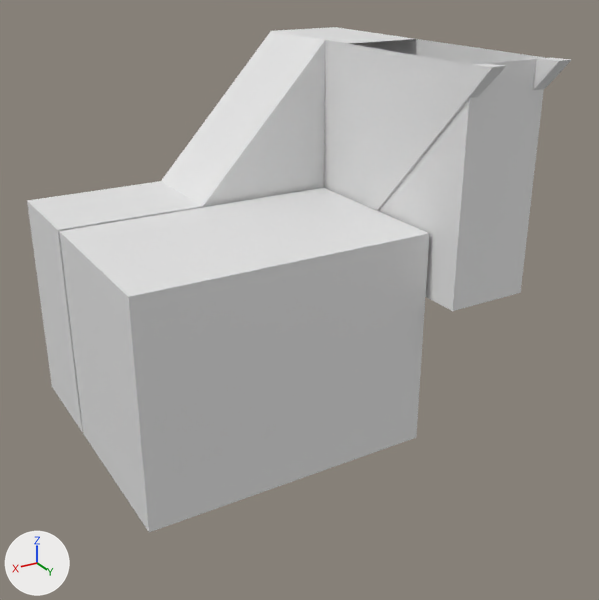
What one commit did to the FBX model Assets/Art/Models/Assets/escaleras_subterraneo.fbx.
Rendered twice from a 50 mm lens placed at (-3.37, 2.73, -1.72), pointed at (-8.23, -5.38, -5.77). Every picture has the same lights, and +X, +Y and +Z are marked at lower left. The older version comes first. Materials are left out; every surface is plain grey. Where no turn or scale is listed for an object, it has been applied to the vertices.

Names of what the first picture shows: 'Cube.001', 'stairs_wood_regular_middle_1m_fantasy_005.002'.
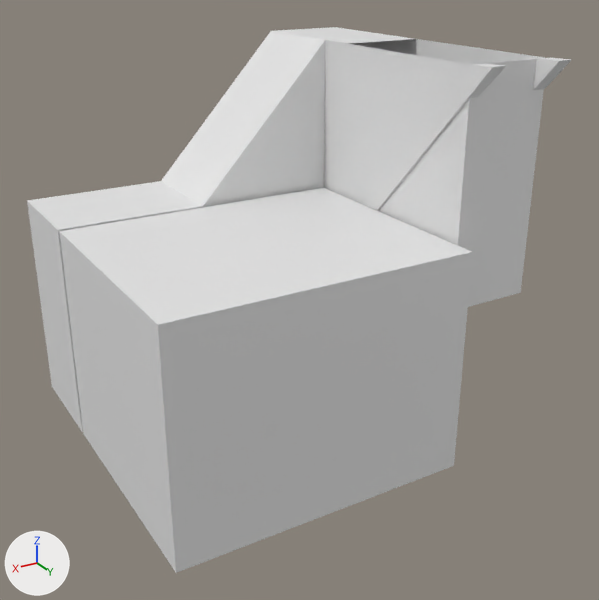
What differs and where, as boxes [x1, y1, x2, y2] in the pictures (599 x 600 px; the box of a moved part takes in the faces that stretch with it):
'Cube.001', reshaped (8% taller): before [27, 27, 545, 532]; after [27, 27, 545, 573]
part 1 of me_cube_001, moved or reshaped: before [126, 231, 430, 532]; after [126, 231, 473, 573]

Edits to the bpy script that builds the scene:
```text
Change me_cube_001:
    used by ob_cube_001; location = (-8.31, -5.53, -5.78)
    remove me_cube_001.from_pydata(...)  # 90 vertices, 87 faces; spans x -2.11..2.61, y -2.45..1.7, z -1.74..2.92
    add me_cube_001.from_pydata(...)  # 90 vertices, 87 faces; spans x -2.11..2.61, y -2.45..1.99, z -1.74..2.92
    me_cube_001 part 1: all 16 vertices in x -1.0..2.61, y 1.26, z -1.74..1.0 are moved by (0.0, 0.73, 0.0)
```
